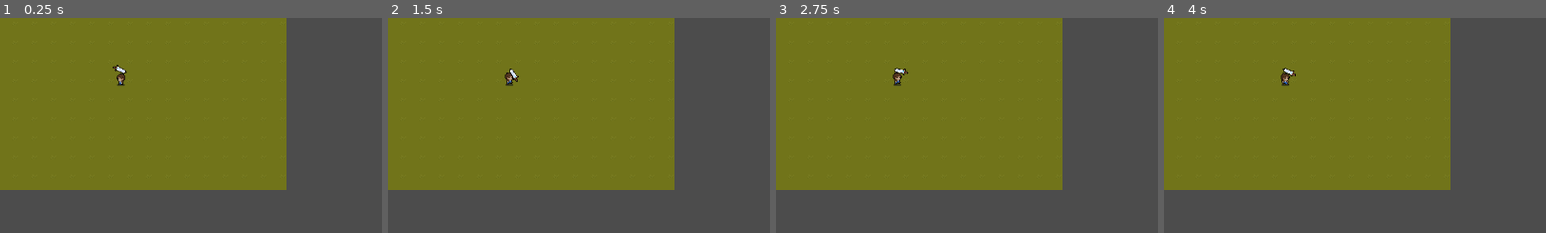
Above: before the commit, frames 1-4 (left to right).
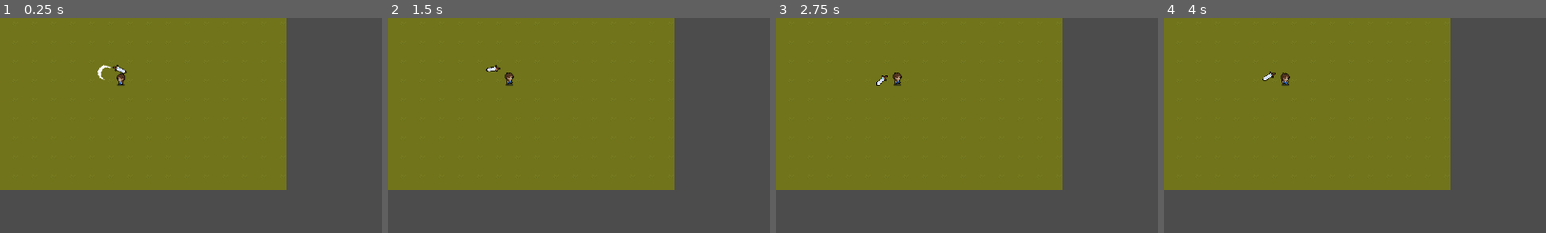
Above: after the commit, the same moments.

Repository: jrubi272/TreballEquip2D-2.5D
Game: Godot game, scene res://Scenes/Escenari.tscn
Two runs of this game, one before a commit and one after it. Both use one fixed random seed, a clock stepped at 60 frames per second and the inputs below.
Inputs (mouse positions are % of the whole screen's width and height, from its top left):
- Up to frame 1 (0.25 s): no input
- Up to frame 2 (1.5 s): tap Enter at 0.5 s; move the mouse to (72, 45) at 0.52 s; hold Right (ui_right) 0.53-1.28 s; click (72, 45) at 0.6 s; tap Space at 1.25 s; move the mouse to (30, 55) at 1.27 s; hold Down (ui_down) from 1.28 s (still down); click (30, 55) at 1.35 s
- Up to frame 3 (2.75 s): tap Enter at 2 s; move the mouse to (60, 28) at 2.02 s; release Down (ui_down) at 2.03 s; hold Right (ui_right) from 2.03 s (still down); click (60, 28) at 2.1 s
- Up to frame 4 (4 s): tap Space at 2.75 s; move the mouse to (45, 70) at 2.77 s; release Right (ui_right) at 2.78 s; hold Up (ui_up) 2.78-3.53 s; click (45, 70) at 2.85 s; tap Enter at 3.5 s; move the mouse to (80, 65) at 3.52 s; hold Left (ui_left) from 3.53 s (still down); click (80, 65) at 3.6 s
The pictures show only the part of the screen within x 0-50%, y 0-50%; the shares and areas given below are measured in that part.

The runs differ from the first frame. In frame 1, less than 0.1% of the frame differs, in the area x 25-29%, y 21-29%; in frame 2, 0.2%, in the area x 25-35%, y 21-30%; in frame 3, 0.1%; in frame 4, 0.2%.

Commit message:
Animacion y movimiento espada

Diff:
--- a/Scenes/EstatsJugador.gd
+++ /dev/null
@@ -1,34 +0,0 @@
-extends Estats
-
-
-func _init() -> void:
-	_add_state("Idle")
-	_add_state("Move")
-
-
-func _ready() -> void:
-	set_state(estats.Idle)
-
-
-func _state_logic(_delta: float) -> void:
-	pare.get_input()
-	pare.moure()
-
-
-func _get_transition() -> int:
-	match estat:
-		estats.Idle:
-			if pare.velocity.length() > 10:
-				return estats.Move
-		estats.Move:
-			if pare.velocity.length() < 10:
-				return estats.Idle
-	return -1
-
-
-func _enter_state(_previous_state: int, new_state: int) -> void:
-	match new_state:
-		estats.Idle:
-			anim_player.play("Idle")
-		estats.Move:
-			anim_player.play("Move")
--- a/Scenes/P_Jugador.tscn
+++ b/Scenes/P_Jugador.tscn
@@ -1,10 +1,11 @@
-[gd_scene load_steps=24 format=2]
+[gd_scene load_steps=26 format=2]
 
 [ext_resource path="res://Scenes/Personatge.tscn" type="PackedScene" id=1]
 [ext_resource path="res://textures/player.png" type="Texture" id=2]
 [ext_resource path="res://Scripts/P_Jugador.gd" type="Script" id=3]
 [ext_resource path="res://Scripts/EstatsJugador.gd" type="Script" id=4]
 [ext_resource path="res://textures/weapon_sword_1.png" type="Texture" id=5]
+[ext_resource path="res://textures/slash_effect_anim_spritesheet.png" type="Texture" id=6]
 
 [sub_resource type="AtlasTexture" id=2]
 atlas = ExtResource( 2 )
@@ -119,10 +120,109 @@
 radius = 9.0
 height = 6.0
 
+[sub_resource type="Animation" id=19]
+length = 0.001
+tracks/0/type = "value"
+tracks/0/path = NodePath("Node2D:rotation_degrees")
+tracks/0/interp = 1
+tracks/0/loop_wrap = true
+tracks/0/imported = false
+tracks/0/enabled = true
+tracks/0/keys = {
+"times": PoolRealArray( 0 ),
+"transitions": PoolRealArray( 1 ),
+"update": 0,
+"values": [ 270.0 ]
+}
+tracks/1/type = "value"
+tracks/1/path = NodePath("Node2D/Sprite:rotation_degrees")
+tracks/1/interp = 1
+tracks/1/loop_wrap = true
+tracks/1/imported = false
+tracks/1/enabled = true
+tracks/1/keys = {
+"times": PoolRealArray( 0 ),
+"transitions": PoolRealArray( 1 ),
+"update": 0,
+"values": [ -45.0 ]
+}
+tracks/2/type = "value"
+tracks/2/path = NodePath("Slash:visible")
+tracks/2/interp = 1
+tracks/2/loop_wrap = true
+tracks/2/imported = false
+tracks/2/enabled = true
+tracks/2/keys = {
+"times": PoolRealArray( 0 ),
+"transitions": PoolRealArray( 1 ),
+"update": 0,
+"values": [ true ]
+}
+tracks/3/type = "value"
+tracks/3/path = NodePath("Slash:frame")
+tracks/3/interp = 1
+tracks/3/loop_wrap = true
+tracks/3/imported = false
+tracks/3/enabled = true
+tracks/3/keys = {
+"times": PoolRealArray( 0 ),
+"transitions": PoolRealArray( 1 ),
+"update": 0,
+"values": [ 0 ]
+}
+
 [sub_resource type="Animation" id=18]
 resource_name = "attack"
 length = 1.25
 step = 0.05
+tracks/0/type = "value"
+tracks/0/path = NodePath("Node2D:rotation_degrees")
+tracks/0/interp = 1
+tracks/0/loop_wrap = true
+tracks/0/imported = false
+tracks/0/enabled = true
+tracks/0/keys = {
+"times": PoolRealArray( 0, 0.15, 0.85, 1.25 ),
+"transitions": PoolRealArray( 1, 1, 1, 1 ),
+"update": 0,
+"values": [ -90.0, 120.0, 120.0, -90.0 ]
+}
+tracks/1/type = "value"
+tracks/1/path = NodePath("Node2D/Sprite:rotation_degrees")
+tracks/1/interp = 1
+tracks/1/loop_wrap = true
+tracks/1/imported = false
+tracks/1/enabled = true
+tracks/1/keys = {
+"times": PoolRealArray( 0, 0.05, 0.15, 0.85, 1.25 ),
+"transitions": PoolRealArray( 1, 1, 1, 1, 1 ),
+"update": 0,
+"values": [ -45.0, 40.0, 50.0, 50.0, -45.0 ]
+}
+tracks/2/type = "value"
+tracks/2/path = NodePath("Slash:visible")
+tracks/2/interp = 1
+tracks/2/loop_wrap = true
+tracks/2/imported = false
+tracks/2/enabled = true
+tracks/2/keys = {
+"times": PoolRealArray( 0, 0.3 ),
+"transitions": PoolRealArray( 1, 1 ),
+"update": 1,
+"values": [ true, false ]
+}
+tracks/3/type = "value"
+tracks/3/path = NodePath("Slash:frame")
+tracks/3/interp = 1
+tracks/3/loop_wrap = true
+tracks/3/imported = false
+tracks/3/enabled = true
+tracks/3/keys = {
+"times": PoolRealArray( 0, 0.1, 0.2 ),
+"transitions": PoolRealArray( 1, 1, 1 ),
+"update": 1,
+"values": [ 0, 1, 2 ]
+}
 
 [node name="P_Jugador" instance=ExtResource( 1 )]
 script = ExtResource( 3 )
@@ -158,4 +258,11 @@
 offset = Vector2( 5, -4 )
 
 [node name="Espasa_AnimationPlayer" type="AnimationPlayer" parent="Espasa" index="1"]
+anims/RESET = SubResource( 19 )
 anims/attack = SubResource( 18 )
+
+[node name="Slash" type="Sprite" parent="Espasa" index="2"]
+position = Vector2( 33, 9 )
+scale = Vector2( 1.47648, 1.47648 )
+texture = ExtResource( 6 )
+hframes = 3
--- a/Scripts/P_Jugador.gd
+++ b/Scripts/P_Jugador.gd
@@ -1,6 +1,7 @@
 extends Personatge
 
 onready var espasa: Node2D = get_node("Espasa")
+onready var espasa_anim_player: AnimationPlayer = espasa.get_node("Espasa_AnimationPlayer")
 
 
 func _process(_delta: float) -> void:
@@ -16,6 +17,8 @@
 		espasa.scale.y = -1
 	elif espasa.scale.y == -1 and mouse_direction.x > 0:
 		espasa.scale.y = 1
+	if Input.is_action_just_pressed("ui_attack") and not espasa_anim_player.is_playing():
+		espasa_anim_player.play("attack")
 
 func get_input() -> void:
 	direccio = Vector2.ZERO
Binary file added: textures/slash_effect_anim_spritesheet.png
Not shown, added: textures/slash_effect_anim_spritesheet.png.import
